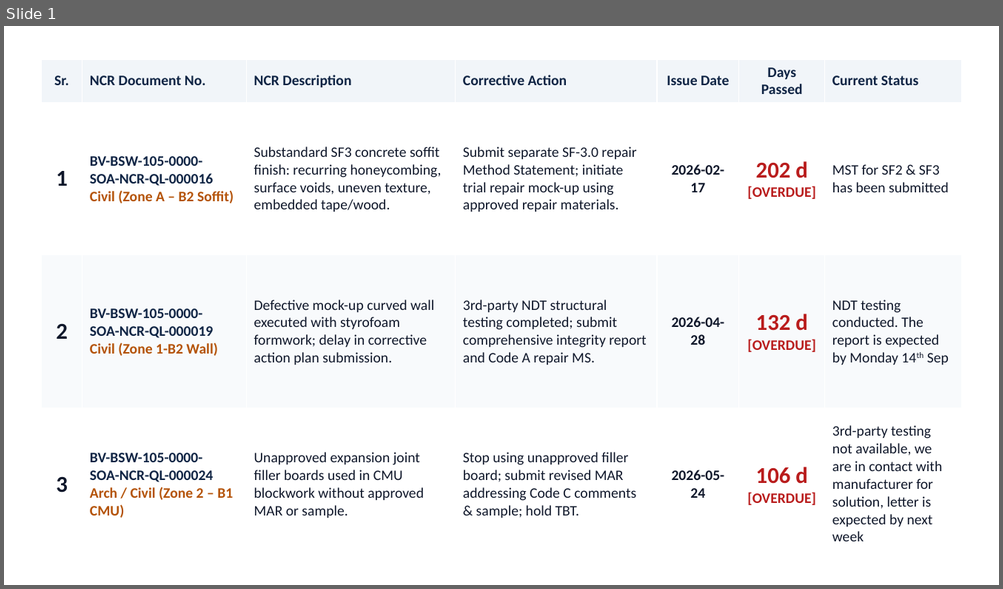
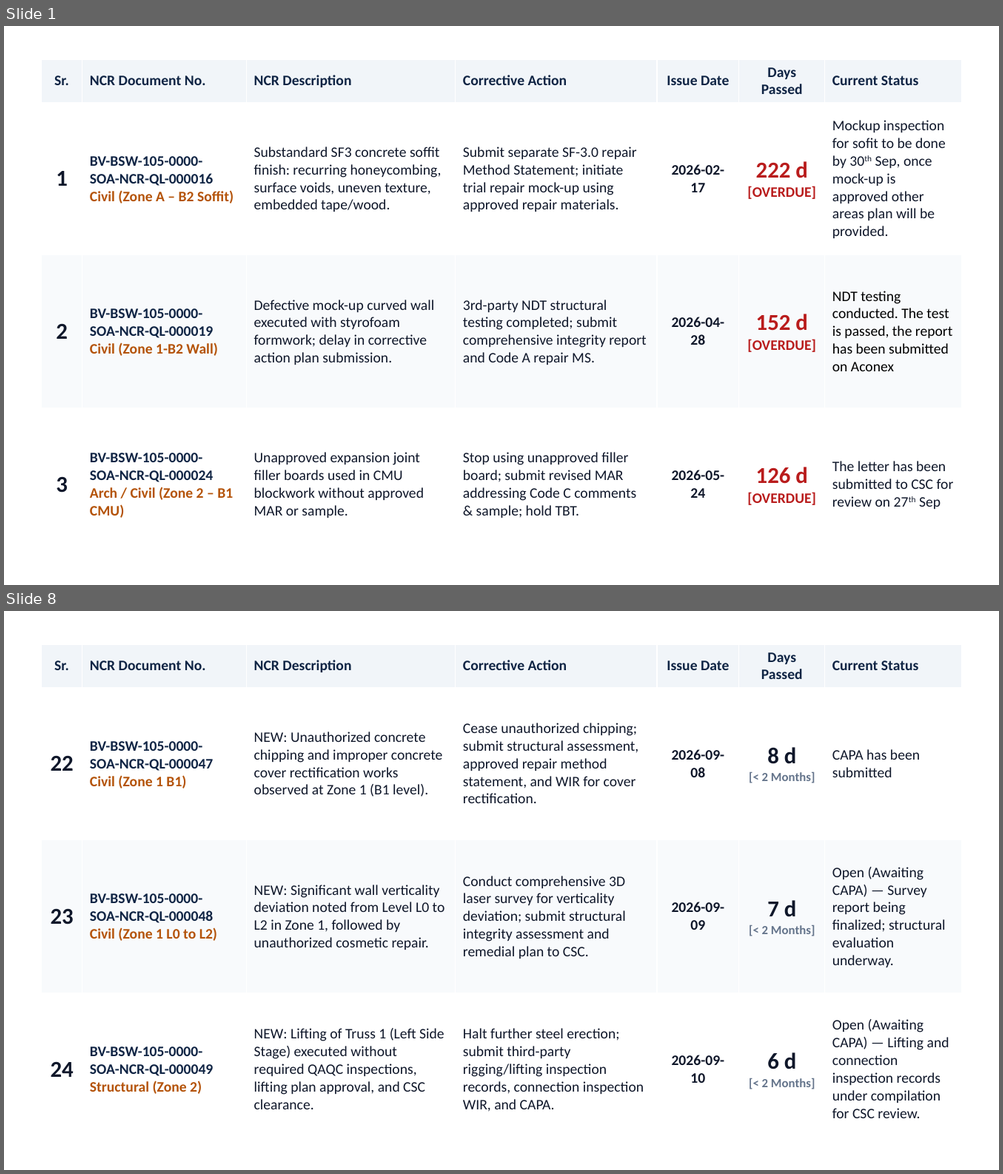
Before and after one commit to ECM895/QC-Dashboard, a slide deck: auto_logs/Open NCRs (updated).pptx. Shown one above the other, each under a label of ours: slide 1 before the commit, slides 1 and 8 after it; the slides between them are not shown. The pictures are 1003x589 and 1003x1174 pixels, drawn with LibreOffice and Linux fonts; fonts in the diff are those of the drawing. Boxes give left, top, right and bottom in pixels: in the first picture for what was removed or moved away, otherwise in the second. Text is boxed around its words. In the diff, an @@ line names an element or a change of style, - is before the commit and + after.

```diff
--- a/auto_logs/Open NCRs (updated).pptx
+++ b/auto_logs/Open NCRs (updated).pptx
@@ slide 8 added at bbox=[4, 611, 999, 1170], background #FFFFFF @@
@@ rectangle added at bbox=[4, 611, 999, 1170], fill #FFFFFF @@
@@ table added at bbox=[41, 644, 962, 1146], 4 rows, 7 columns @@
+Sr. | NCR Document No. | NCR Description | Corrective Action | Issue Date | Days Passed | Current Status
+22 | BV-BSW-105-0000- SOA-NCR-QL-000047 / Civil (Zone 1 B1) | NEW: Unauthorized concrete chipping and improper concrete cover rectification works observed at Zone 1 (B1 level). | Cease unauthorized chipping; submit structural assessment, approved repair method statement, and WIR for cover rectification. | 2026-09-08 | 8 d / [< 2 Months] | CAPA has been submitted
+23 | BV-BSW-105-0000- SOA-NCR-QL-000048 / Civil (Zone 1 L0 to L2) | NEW: Significant wall verticality deviation noted from Level L0 to L2 in Zone 1, followed by unauthorized cosmetic repair. | Conduct comprehensive 3D laser survey for verticality deviation; submit structural integrity assessment and remedial plan to CSC. | 2026-09-09 | 7 d / [< 2 Months] | Open (Awaiting CAPA) — Survey report being finalized; structural evaluation underway.
+24 | BV-BSW-105-0000- SOA-NCR-QL-000049 / Structural (Zone 2) | NEW: Lifting of Truss 1 (Left Side Stage) executed without required QAQC inspections, lifting plan approval, and CSC clearance. | Halt further steel erection; submit third-party rigging/lifting inspection records, connection inspection WIR, and CAPA. | 2026-09-10 | 6 d / [< 2 Months] | Open (Awaiting CAPA) — Lifting and connection inspection records under compilation for CSC review.
@@ slide 1 changed as well @@
@@ table at bbox=[41, 59, 962, 561] @@
-row 2, column 6: 202 d / [OVERDUE]
+row 2, column 6: 222 d / [OVERDUE]
-row 2, column 7: MST for SF2 & SF3 has been submitted
+row 2, column 7: Mockup inspection for sofit to be done by 30th Sep, once mock-up is approved other areas plan will be provided.
-row 3, column 6: 132 d / [OVERDUE]
+row 3, column 6: 152 d / [OVERDUE]
-row 3, column 7: NDT testing conducted. The report is expected by Monday 14th Sep
+row 3, column 7: NDT testing conducted. The test is passed, the report has been submitted on Aconex
-row 4, column 6: 106 d / [OVERDUE]
+row 4, column 6: 126 d / [OVERDUE]
-row 4, column 7: 3rd-party testing not available, we are in contact with manufacturer for solution, letter is expected by next week
+row 4, column 7: The letter has been submitted to CSC for review on 27th Sep
```
Also in this commit, not shown: 6 other slides changed, 1 slide removed, 3 other files.
